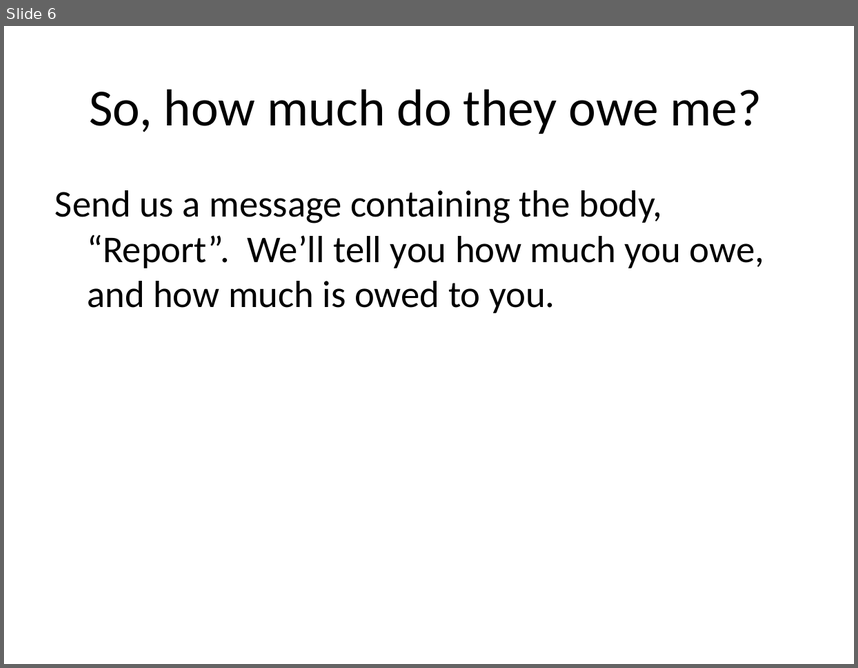
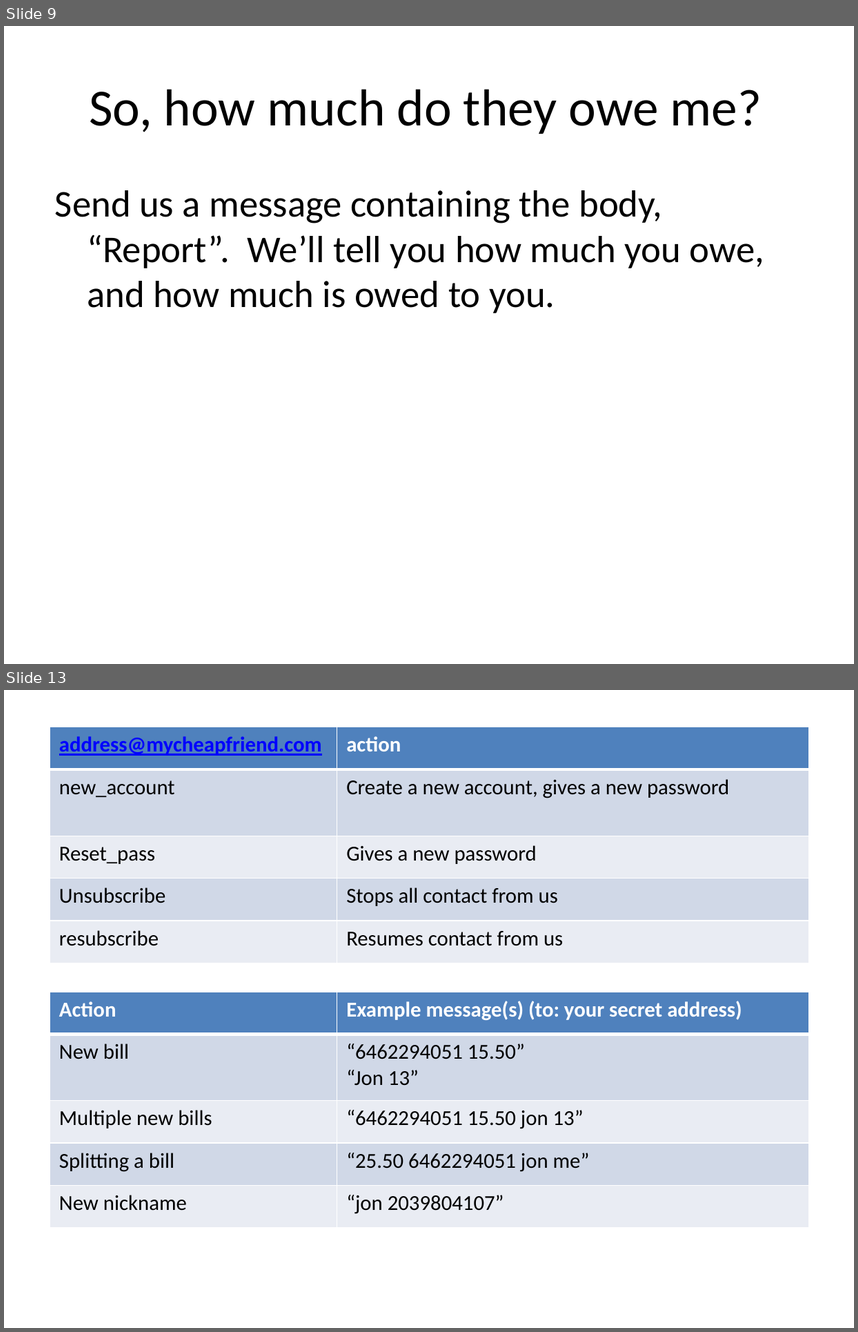
Before and after one commit to waseemilahi/mycheapfriend, a slide deck: 2nd iteration/demo/Presentation1.pptx. Shown one above the other, each under a label of ours: slide 6 before the commit, slides 9 and 13 after it; the slides between them are not shown. The pictures are 858x668 and 858x1332 pixels, drawn with LibreOffice and Linux fonts; fonts in the diff are those of the drawing. Boxes give left, top, right and bottom in pixels: in the first picture for what was removed or moved away, otherwise in the second. Text is boxed around its words. In the diff, an @@ line names an element or a change of style, - is before the commit and + after.

Commit message:
added changed presentation

```diff
--- a/2nd iteration/demo/Presentation1.pptx
+++ b/2nd iteration/demo/Presentation1.pptx
@@ slide 13 added at box(4, 690, 854, 1328), background #FFFFFF @@
@@ table added at box(50, 727, 810, 964), 5 rows, 2 columns @@
+address@mycheapfriend.com | action
+new_account | Create a new account, gives a new password
+Reset_pass | Gives a new password
+Unsubscribe | Stops all contact from us
+resubscribe | Resumes contact from us
@@ table added at box(50, 992, 810, 1228), 5 rows, 2 columns @@
+Action | Example message(s) (to: your secret address)
+New bill | “6462294051 15.50” / “Jon 13”
+Multiple new bills | “6462294051 15.50 jon 13”
+Splitting a bill | “25.50 6462294051 jon me”
+New nickname | “jon 2039804107”
@@ what was slide 6 is now slide 9 @@
```
Also in this commit, not shown: 6 other slides added.
